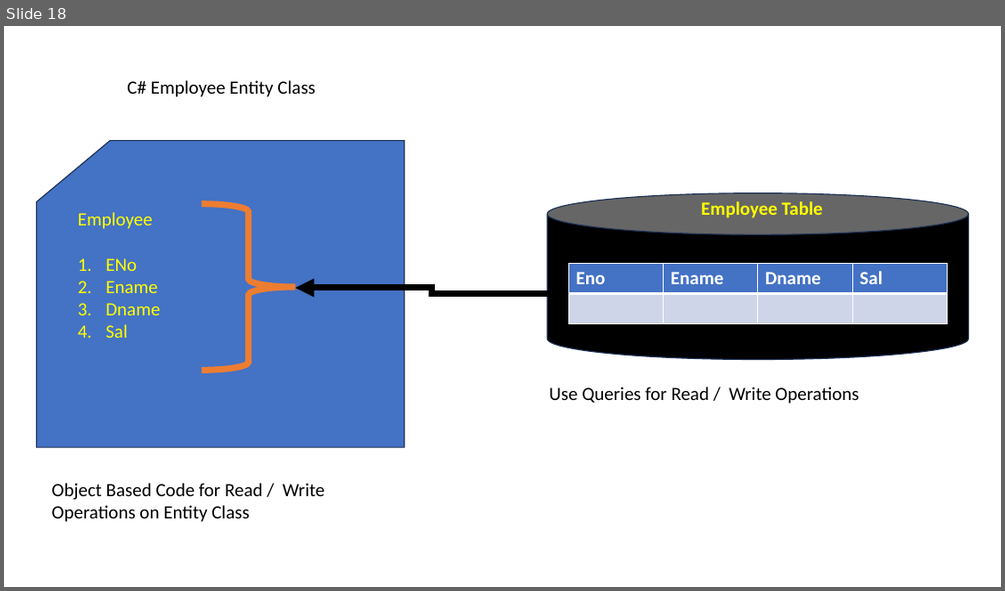
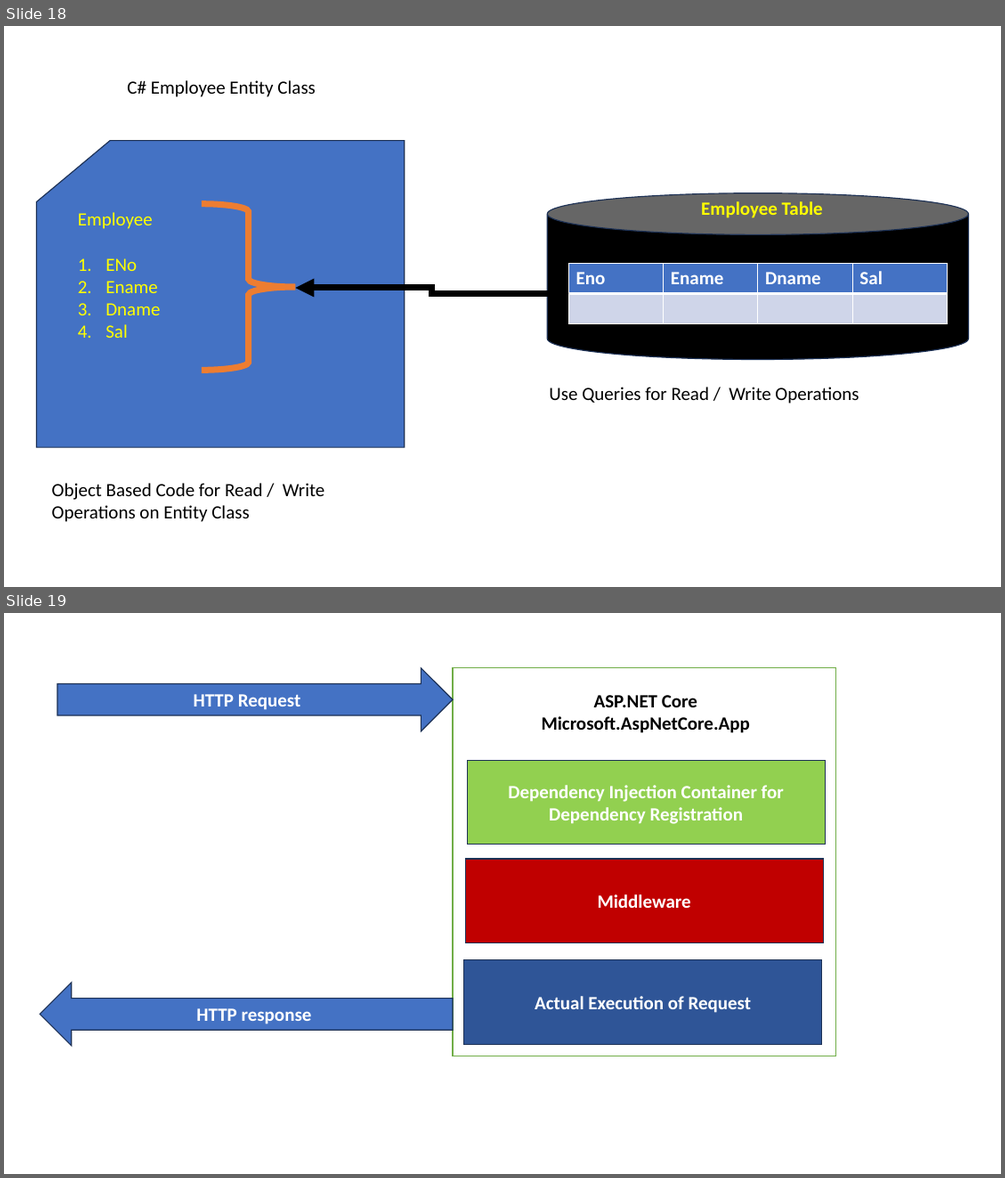
Before and after one commit to maheshsabnis/Capita_NETApps, a slide deck: TrgImages.pptx. Shown one above the other, each under a label of ours: slide 18 before the commit, slides 18 and 19 after it. The pictures are 1005x591 and 1005x1178 pixels, drawn with LibreOffice and Linux fonts; fonts in the diff are those of the drawing. Boxes give left, top, right and bottom in pixels: in the first picture for what was removed or moved away, otherwise in the second. Text is boxed around its words. In the diff, an @@ line names an element or a change of style, - is before the commit and + after.

```diff
--- a/TrgImages.pptx
+++ b/TrgImages.pptx
@@ slide 19 added at (4, 613, 1001, 1174), background #FFFFFF @@
@@ right arrow added at (57, 667, 453, 731), fill #4472C4, outline #1E3256 1 pt, 18 pt, text #FFFFFF, bold @@
+HTTP Request
@@ rectangle added at (453, 667, 835, 1055), fill #FFFFFF, outline #70AD47 1 pt @@
@@ text added at (542, 695, 750, 733), 18 pt, text #000000, bold @@
+ASP.NET Core
+Microsoft.AspNetCore.App
@@ rectangle added at (467, 761, 825, 844), fill #92D050, outline #1E3256 1 pt, 18 pt, text #FFFFFF, bold @@
+Dependency Injection Container for Dependency Registration
@@ rectangle added at (465, 859, 824, 943), fill #C00000, outline #1E3256 1 pt, 18 pt, text #FFFFFF, bold @@
+Middleware
@@ left arrow added at (40, 982, 453, 1046), fill #4472C4, outline #1E3256 1 pt, 18 pt, text #FFFFFF, bold @@
+HTTP response
@@ rectangle added at (464, 960, 822, 1044), fill #2F5597, outline #1E3256 1 pt, 18 pt, text #FFFFFF, bold @@
+Actual Execution of Request
```
Also in this commit, not shown: 1 slide changed, 3 other slides added, 26 other files.
